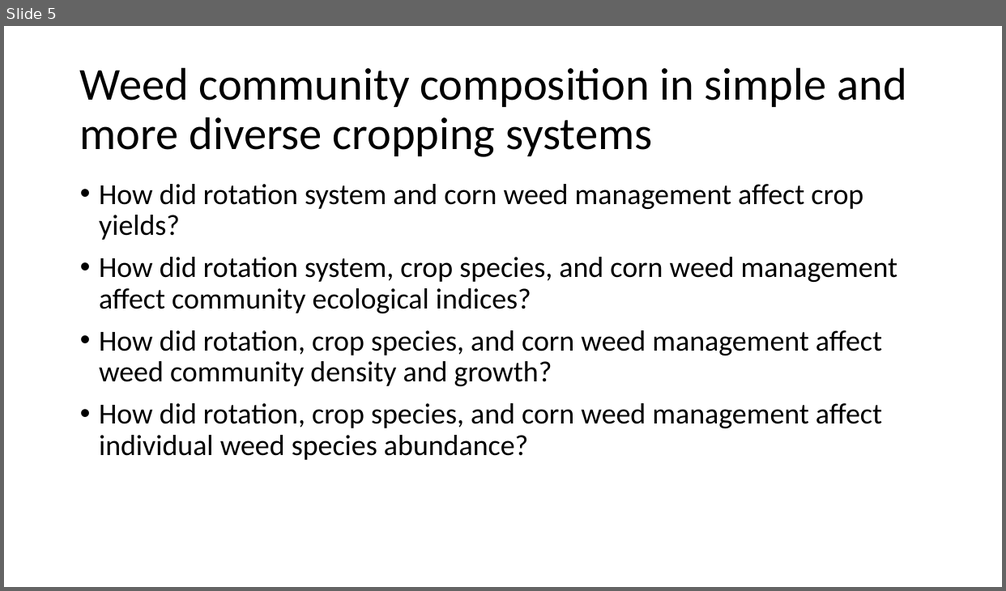
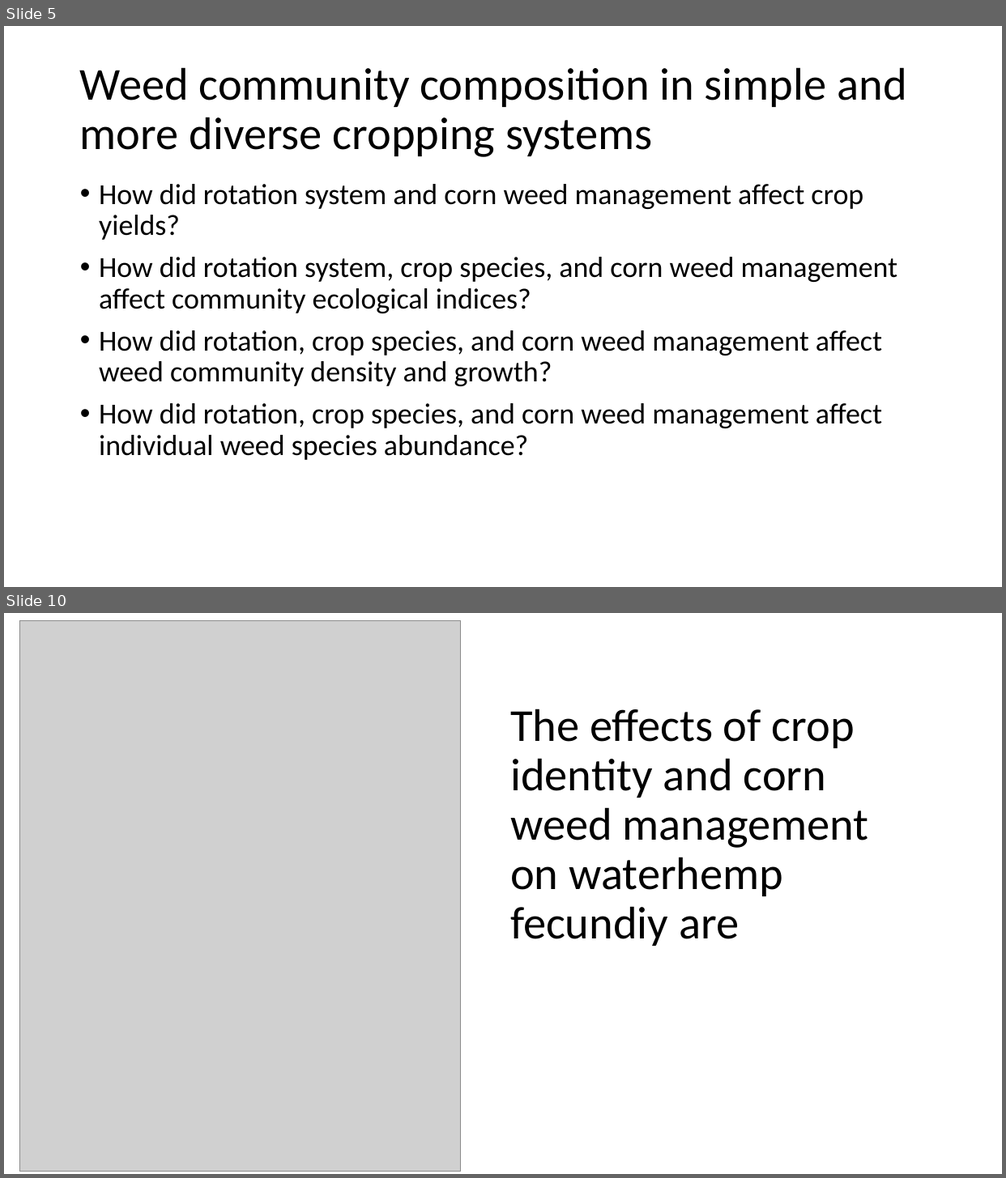
Before and after one commit to hnguyen19/matrix-prospective, a slide deck: Huong-Nguyen-defense-Jul29.pptx. Shown one above the other, each under a label of ours: slide 5 before the commit, slides 5 and 10 after it; the slides between them are not shown. The pictures are 1006x591 and 1006x1178 pixels, drawn with LibreOffice and Linux fonts; fonts in the diff are those of the drawing; grey boxes stand for pictures. Boxes give left, top, right and bottom in pixels: in the first picture for what was removed or moved away, otherwise in the second. Text is boxed around its words. In the diff, an @@ line names an element or a change of style, - is before the commit and + after.

```diff
--- a/Huong-Nguyen-defense-Jul29.pptx
+++ b/Huong-Nguyen-defense-Jul29.pptx
@@ slide 10 added at [4, 613, 1002, 1174], background #FFFFFF @@
@@ picture added at [19, 620, 461, 1171] @@
@@ title added at [510, 709, 869, 946], 44 pt, text #000000 @@
+The effects of crop identity and corn weed management on waterhemp fecundiy are
```
Also in this commit, not shown: 4 slides changed, 1 other slide added, 3 other files.
